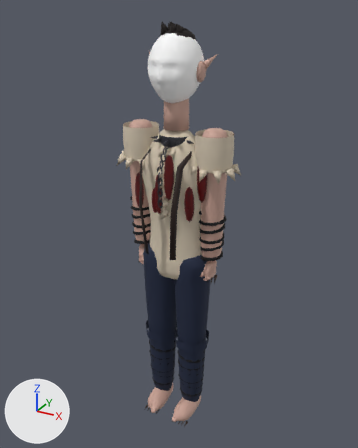
Renders of the glTF model public/models/zefero.glb from each side of a commit.
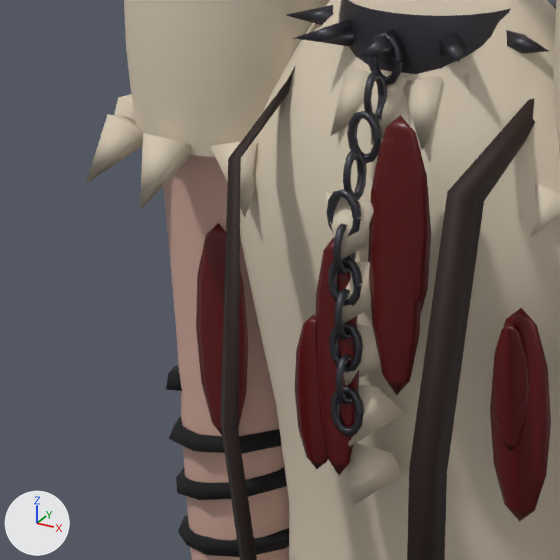
Each version is shown whole from a 50 mm lens placed at (1.014, -1.822, 1.965), pointed at (-0.003, 0.028, 1.041), then close up on the part from 29% to 55% of the width and 30% to 51% of the height. Lighting does not change. The marker at lower left points along +X, +Y and +Z. The last two pictures show the newer version. Vertices at exactly the same position are counted once.

Objects in the first close-up: 'part_MAT_CLOTH_shirt_zefero', 'part_MAT_CLOTH_susp_zefero', 'part_MAT_CLOTH_wrap_zefero', 'part_MAT_METAL_iron_zefero', 'part_MAT_SKIN_skin_zefero', 'shirtBlood'.
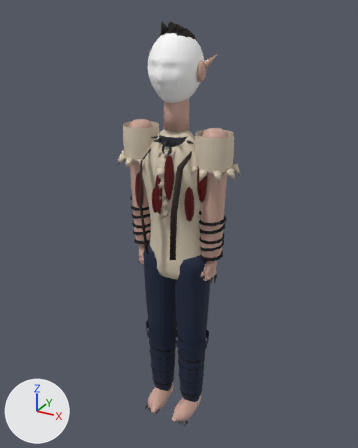
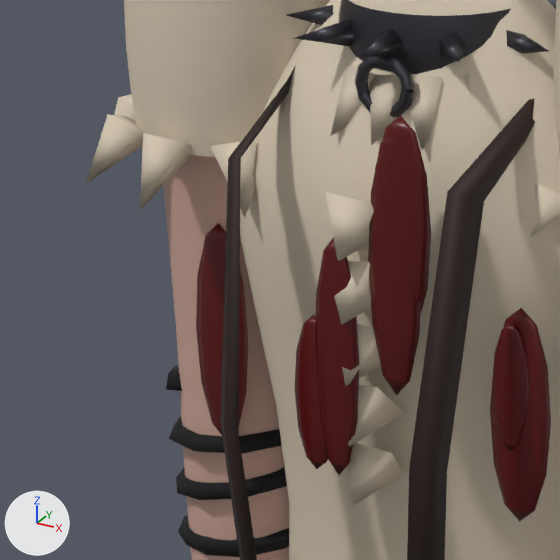
Changed parts and their boxes (x1, y1, x2, y2) in the close-ups (560 x 560 px):
'part_MAT_METAL_iron_zefero', reshaped: before (286, 0, 556, 436); after (286, 0, 556, 117)
part 1 of me_part_mat_metal_iron_zefero, deleted: before (326, 111, 382, 436)
part 2 of me_part_mat_metal_iron_zefero, reshaped: before (364, 32, 403, 122); after (355, 56, 414, 117)

Diff of the bpy script that builds the scene:
```diff
--- a/public/models/zefero.glb.py
+++ b/public/models/zefero.glb.py
@@ me_part_mat_metal_iron_zefero @@
 # used by ob_part_mat_metal_iron_zefero; location = (0.0, 0.0, 0.0)
-me_part_mat_metal_iron_zefero.from_pydata(...)  # 714 vertices, 1252 faces; spans x -0.107..0.107, y -0.155..0.099, z 1.181..1.471
+me_part_mat_metal_iron_zefero.from_pydata(...)  # 207 vertices, 316 faces; spans x -0.107..0.107, y -0.118..0.099, z 1.399..1.471
+# me_part_mat_metal_iron_zefero part 1: 9 loose pieces with 468 vertices, spanning x -0.013..0.014, y -0.155..-0.109, z 1.181..1.412, are deleted
+# me_part_mat_metal_iron_zefero part 2
+# 74 vertices are removed from x -0.012..0.014, y -0.111..-0.08, z 1.398..1.457
+# 175 faces are deleted
+# 30 vertices move from x -0.013..0.013, y -0.09..-0.08, z 1.417..1.46 to x -0.024..0.022, y -0.09..-0.081, z 1.399..1.446
+# 35 vertices are added at x -0.021..0.023, y -0.09..-0.08, z 1.402..1.443
+# 103 new faces join them
 me_part_mat_metal_iron_zefero.materials.append(mat_mat_metal_iron_zefero)
```
